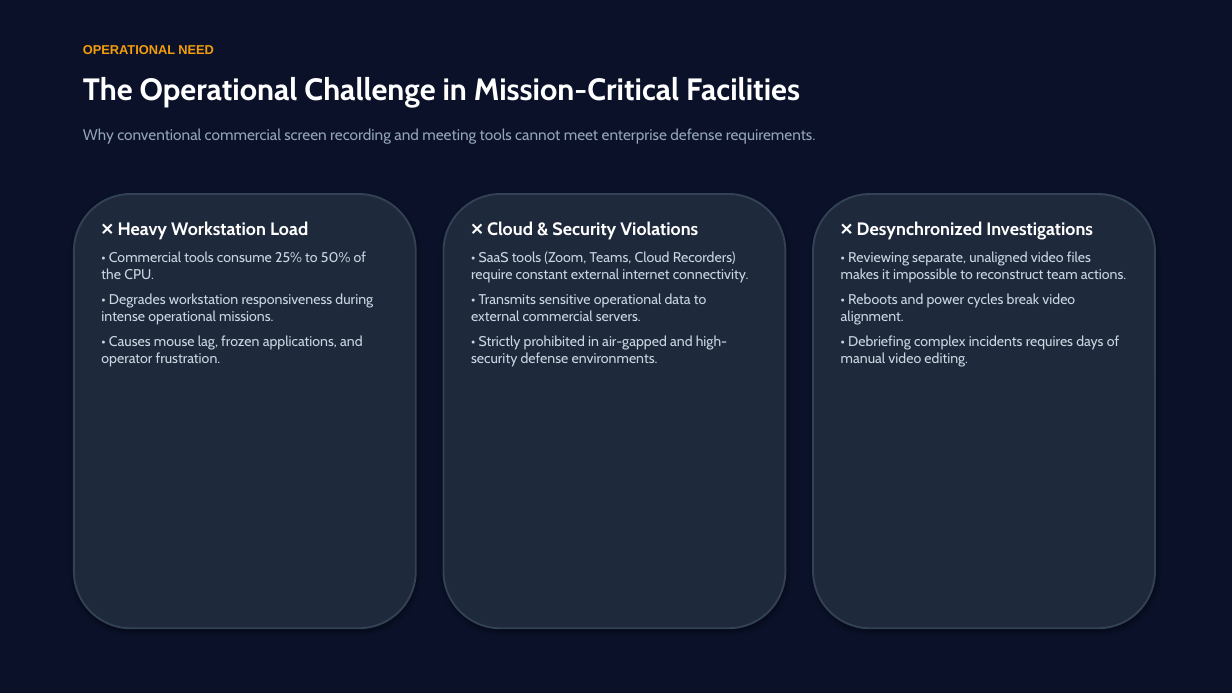
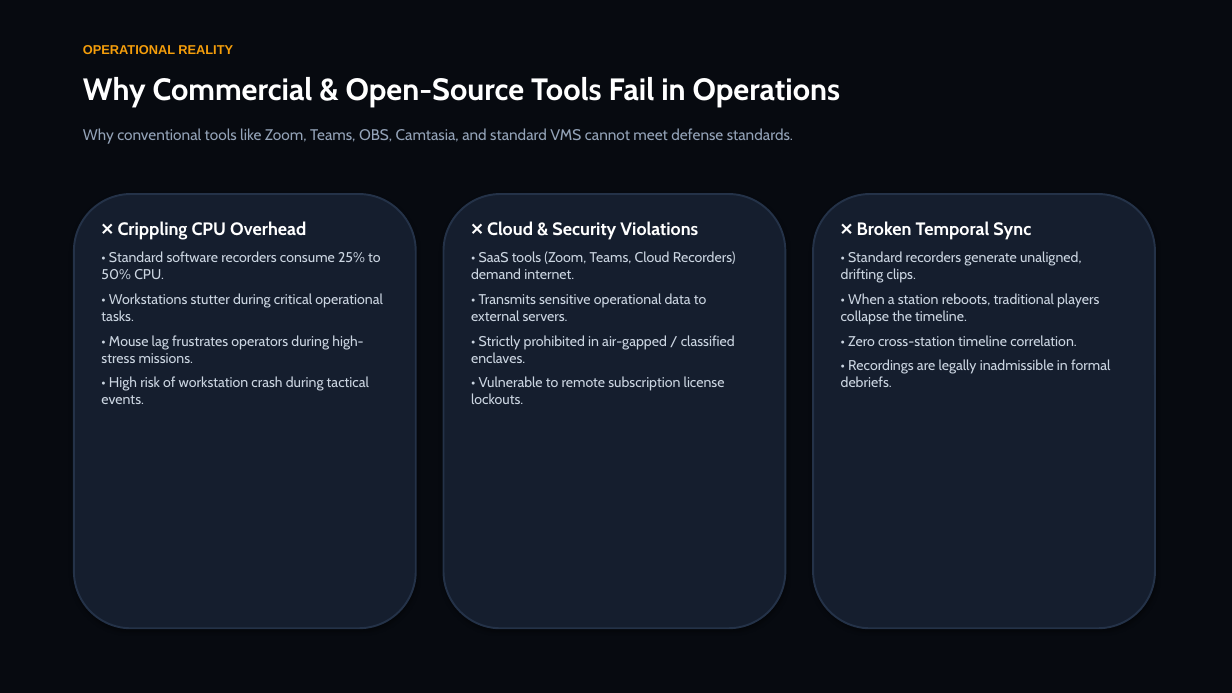
Before and after one commit to shalevohad/Screen-recorder, a slide deck: slide 2 of Presentations/ITB_SCREEN_RECORDER_Executive_Management.pptx. Drawn at 1232x693 pixels with LibreOffice and Linux fonts; fonts in the diff are those of the drawing. Boxes give left, top, right and bottom in pixels: in the first picture for what was removed or moved away, otherwise in the second. Text is boxed around its words. In the diff, an @@ line names an element or a change of style, - is before the commit and + after.

```diff
--- a/Presentations/ITB_SCREEN_RECORDER_Executive_Management.pptx
+++ b/Presentations/ITB_SCREEN_RECORDER_Executive_Management.pptx
@@ rectangle at bbox=[0, 0, 1232, 693]: fill #0A1128 to #070A10 @@
@@ text at bbox=[83, 45, 233, 54]: text changed @@
-OPERATIONAL NEED
+OPERATIONAL REALITY
@@ text at bbox=[83, 77, 840, 106]: text changed @@
-The Operational Challenge in Mission-Critical Facilities
+Why Commercial & Open-Source Tools Fail in Operations
@@ text at bbox=[83, 128, 793, 144]: text changed @@
-Why conventional commercial screen recording and meeting tools cannot meet enterprise defense requirements.
+Why conventional tools like Zoom, Teams, OBS, Camtasia, and standard VMS cannot meet defense standards.
@@ fill #1E293B to #151E2E; outline #334155 1.5 pt to #243248 1.5 pt in 3 elements at bbox=[444, 194, 786, 628], bbox=[813, 194, 1155, 628], bbox=[74, 194, 416, 628] @@
@@ text at bbox=[101, 221, 383, 404]: text changed @@
-❌ Heavy Workstation Load
-• Commercial tools consume 25% to 50% of the CPU.
-• Degrades workstation responsiveness during intense operational missions.
-• Causes mouse lag, frozen applications, and operator frustration.
+❌ Crippling CPU Overhead
+• Standard software recorders consume 25% to 50% CPU.
+• Workstations stutter during critical operational tasks.
+• Mouse lag frustrates operators during high-stress missions.
+• High risk of workstation crash during tactical events.
@@ text at bbox=[841, 221, 1110, 387]: text changed @@
-❌ Desynchronized Investigations
-• Reviewing separate, unaligned video files makes it impossible to reconstruct team actions.
-• Reboots and power cycles break video alignment.
-• Debriefing complex incidents requires days of manual video editing.
+❌ Broken Temporal Sync
+• Standard recorders generate unaligned, drifting clips.
+• When a station reboots, traditional players collapse the timeline.
+• Zero cross-station timeline correlation.
+• Recordings are legally inadmissible in formal debriefs.
@@ text at bbox=[471, 251, 736, 404]: text changed @@
-• SaaS tools (Zoom, Teams, Cloud Recorders) require constant external internet connectivity.
-• Transmits sensitive operational data to external commercial servers.
-• Strictly prohibited in air-gapped and high-security defense environments.
+• SaaS tools (Zoom, Teams, Cloud Recorders) demand internet.
+• Transmits sensitive operational data to external servers.
+• Strictly prohibited in air-gapped / classified enclaves.
+• Vulnerable to remote subscription license lockouts.
```
Also in this commit, not shown: 8 other slides changed, 4 slides added, 5 slides removed, 46 other files.
